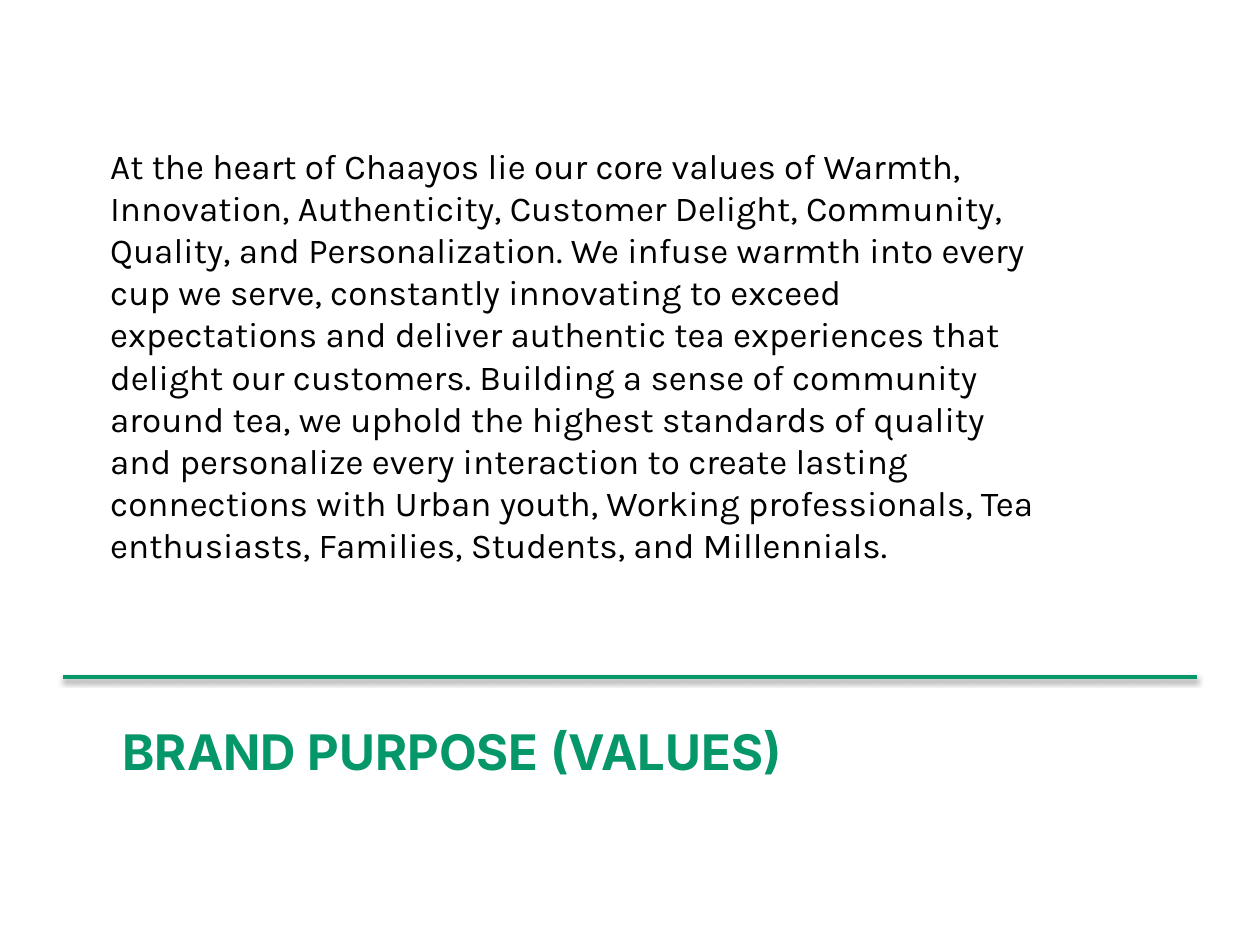
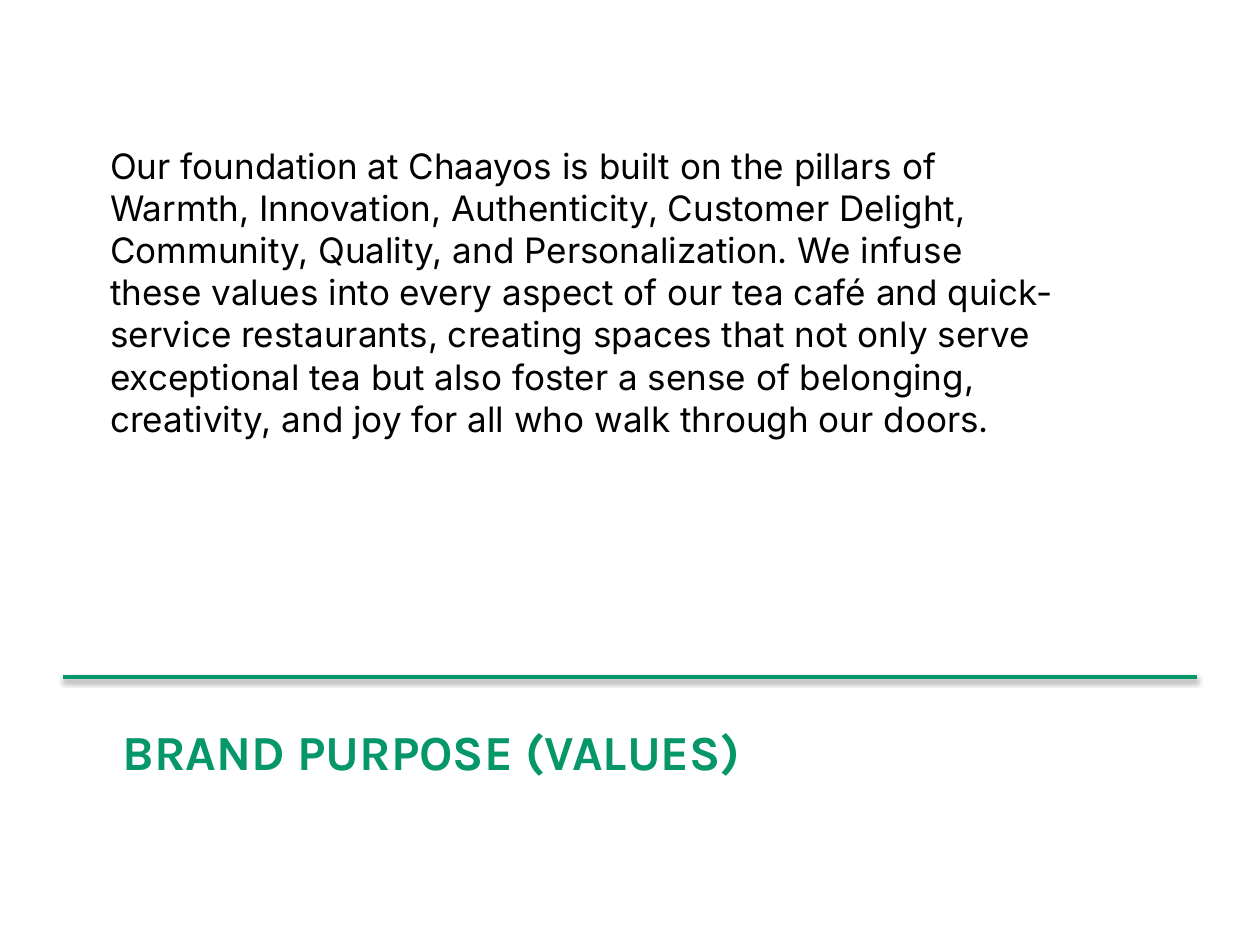
Before and after one commit to md-anas-sabah/brand_book_generator_crewai, a slide deck: slide 6 of output/chaayos/chaayos_enhanced_brand_book.pptx. Drawn at 1260x945 pixels with LibreOffice and Linux fonts; fonts in the diff are those of the drawing. Boxes give left, top, right and bottom in pixels: in the first picture for what was removed or moved away, otherwise in the second. Text is boxed around its words. In the diff, an @@ line names an element or a change of style, - is before the commit and + after.

```diff
--- a/output/chaayos/chaayos_enhanced_brand_book.pptx
+++ b/output/chaayos/chaayos_enhanced_brand_book.pptx
@@ text at bbox=[110, 152, 1052, 439]: text changed; font Karla to Inter @@
-At the heart of Chaayos lie our core values of Warmth, Innovation, Authenticity, Customer Delight, Community, Quality, and Personalization. We infuse warmth into every cup we serve, constantly innovating to exceed expectations and deliver authentic tea experiences that delight our customers. Building a sense of community around tea, we uphold the highest standards of quality and personalize every interaction to create lasting connections with Urban youth, Working professionals, Tea enthusiasts, Families, Students, and Millennials.
+Our foundation at Chaayos is built on the pillars of Warmth, Innovation, Authenticity, Customer Delight, Community, Quality, and Personalization. We infuse these values into every aspect of our tea café and quick-service restaurants, creating spaces that not only serve exceptional tea but also foster a sense of belonging, creativity, and joy for all who walk through our doors.
@@ text "BRAND PURPOSE (VALUES)" at bbox=[123, 733, 740, 776]: font Inter to Karla @@
```
Also in this commit, not shown: 19 other slides changed, 1 slide added, 36 other files.
